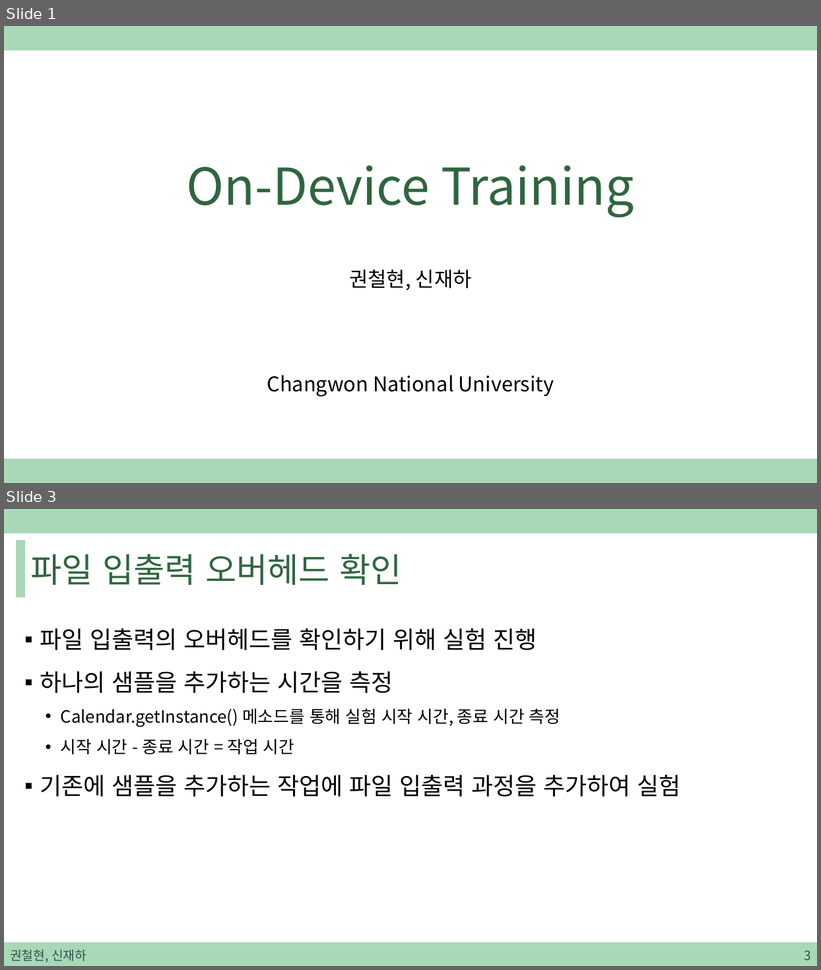
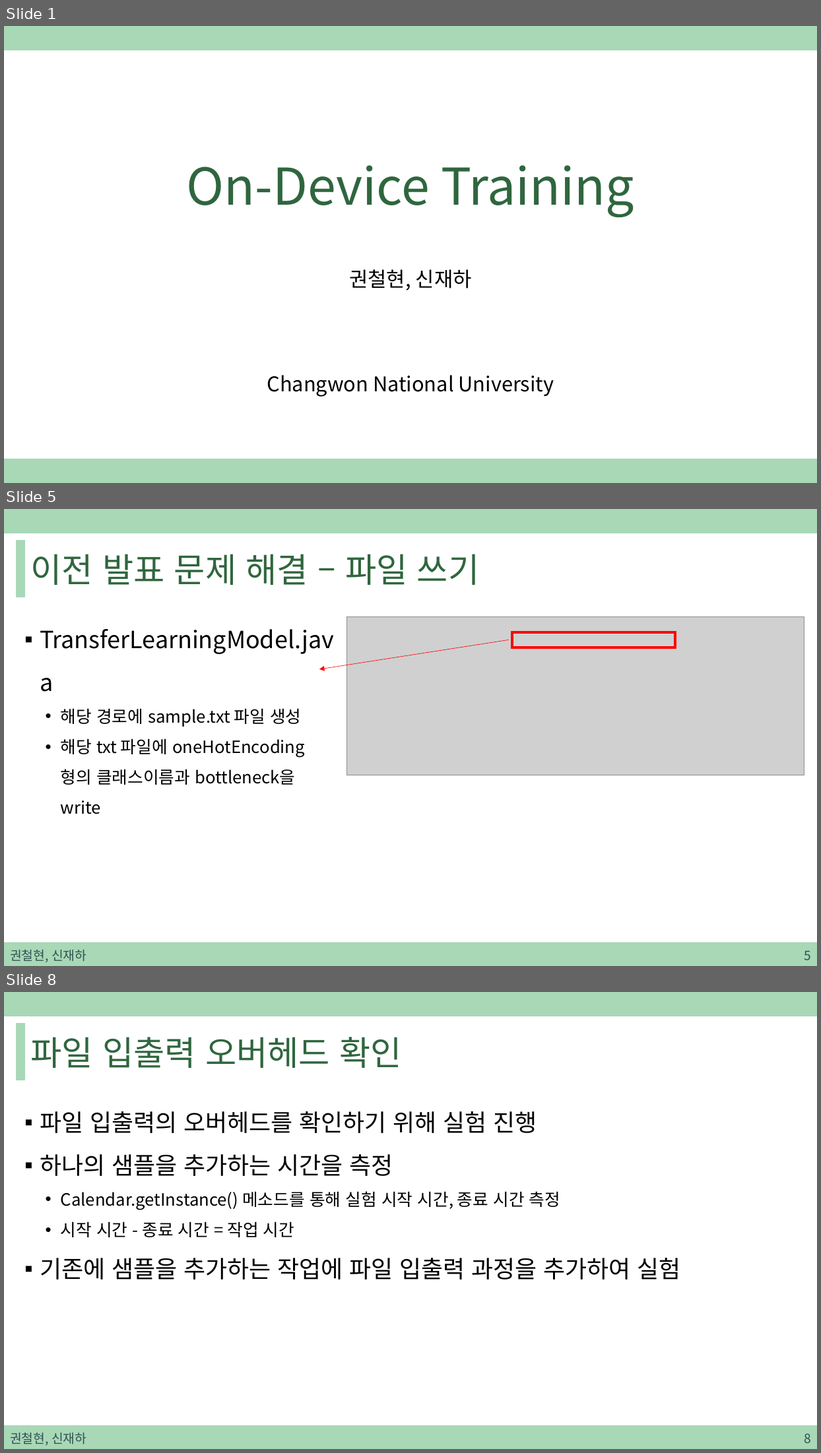
Before and after one commit to sjh4287/capston, a slide deck: 2022.02.11/권철현,신재하.pptx. Shown one above the other, each under a label of ours: slides 1 and 3 before the commit, slides 1, 5 and 8 after it; the slides between them are not shown. The pictures are 821x970 and 821x1453 pixels, drawn with LibreOffice and Linux fonts; fonts in the diff are those of the drawing; grey boxes stand for pictures. Boxes give left, top, right and bottom in pixels: in the first picture for what was removed or moved away, otherwise in the second. Text is boxed around its words. In the diff, an @@ line names an element or a change of style, - is before the commit and + after.

```diff
--- a/2022.02.11/권철현,신재하.pptx
+++ b/2022.02.11/권철현,신재하.pptx
@@ slide 5 added at [4, 509, 817, 966], background #FFFFFF; not listed: 3 template elements that a slide beside it also shows @@
@@ title added at [31, 554, 479, 585], 40 pt, text #2F663E @@
+이전 발표 문제 해결 – 파일 쓰기
@@ picture added at [347, 617, 805, 776] @@
@@ text added at [40, 629, 334, 815], 20 pt, text #000000 @@
+▪ TransferLearningModel.java
+  • 해당 경로에 sample.txt 파일 생성
+  • 해당 txt 파일에 oneHotEncoding형의 클래스이름과 bottleneck을 write
@@ arrow added from (509, 640) to (319, 669), #FF0000 0.5 pt @@
@@ rectangle added at [512, 632, 676, 647], outline #FF0000 3 pt @@
@@ text added at [10, 950, 86, 963], 15 pt, text #305250 @@
+권철현, 신재하
@@ page number added at [804, 951, 811, 960], 15 pt, text #305250 @@
+5
@@ what was slide 3 is now slide 8 @@
@@ page number at [804, 1434, 811, 1443]: text changed @@
-3
+8
```
Also in this commit, not shown: 3 slides changed, 4 other slides added.
